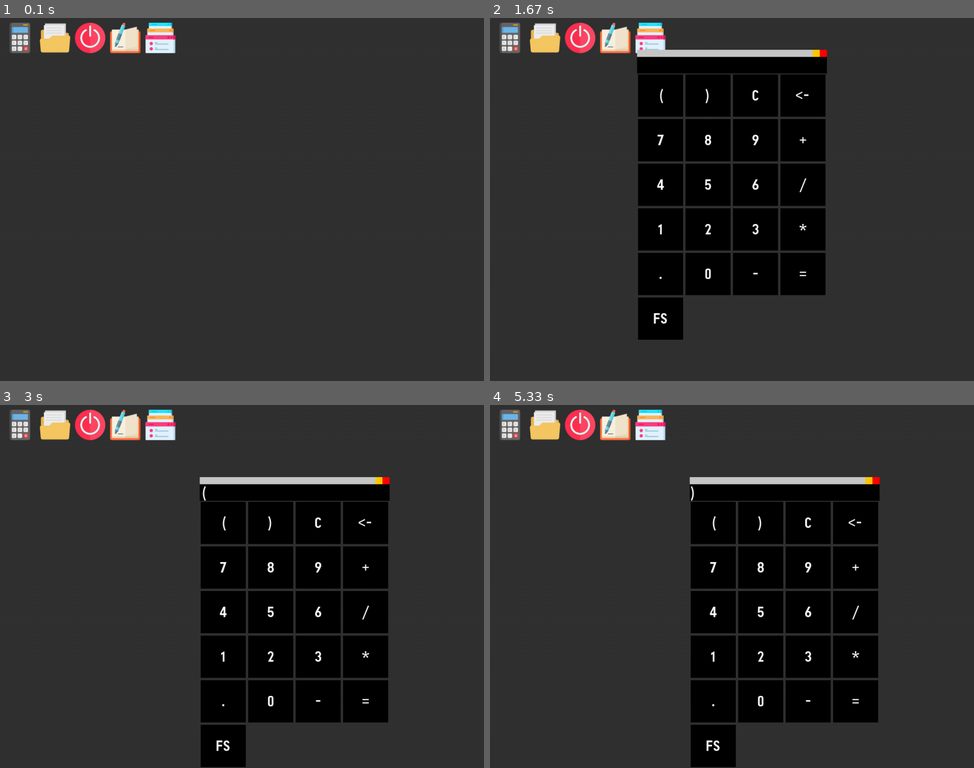
Above: before the commit, frames 1-4 (two rows, left to right).
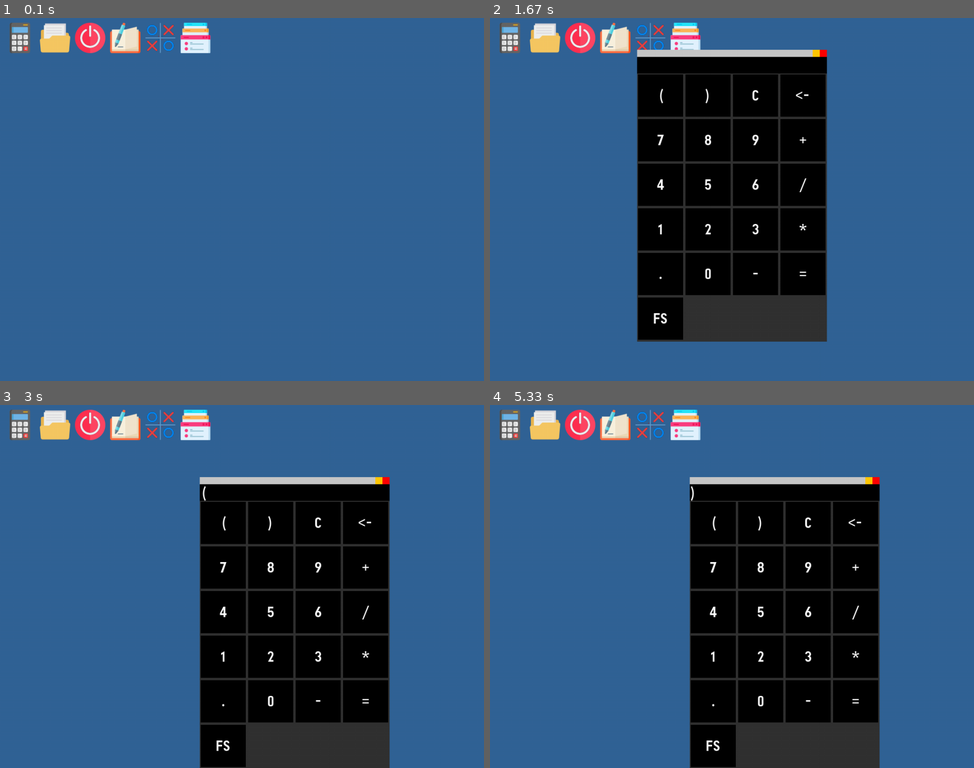
Above: after the commit, the same moments.

Repository: milktheinternet/pygameVOS
Game: pygame game, started from vos.py
Same seed, same stepped clock (60 frames per second), same inputs: the game is played once before the commit and once after it.
Inputs (mouse positions are in pixels of both pictures, inside the frame that each line leads up to):
- Up to frame 1 (0.1 s): no input
- Up to frame 2 (1.67 s): press the mouse at (683, 36) at 0.37 s; move the mouse to (761, 61) at 0.47 s; release the mouse at (838, 86) at 0.6 s; press the mouse at (509, 36) at 0.7 s; move the mouse to (538, 54) at 0.8 s; release the mouse at (572, 72) at 0.93 s; press the mouse at (659, 94) at 1.03 s; move the mouse to (775, 90) at 1.13 s; release the mouse at (891, 83) at 1.27 s; press the mouse at (804, 94) at 1.37 s; move the mouse to (712, 203) at 1.47 s; release the mouse at (625, 312) at 1.6 s
- Up to frame 3 (3 s): press the mouse at (169, 481) at 1.7 s; move the mouse to (290, 568) at 1.8 s; release the mouse at (411, 655) at 1.93 s; press the mouse at (242, 441) at 2.03 s; move the mouse to (266, 459) at 2.13 s; release the mouse at (295, 481) at 2.27 s; press the mouse at (363, 521) at 2.37 s; move the mouse to (227, 622) at 2.47 s; release the mouse at (96, 720) at 2.6 s; press the mouse at (222, 521) at 2.7 s; move the mouse to (222, 619) at 2.8 s; release the mouse at (222, 713) at 2.93 s
- Up to frame 4 (5.33 s): press the mouse at (809, 521) at 3.03 s; move the mouse to (804, 539) at 3.13 s; release the mouse at (799, 553) at 3.27 s; press the mouse at (761, 521) at 3.37 s; move the mouse to (751, 611) at 3.47 s; release the mouse at (736, 706) at 3.6 s; press the mouse at (761, 521) at 3.7 s; move the mouse to (698, 492) at 3.8 s; release the mouse at (640, 459) at 3.93 s; press the mouse at (809, 521) at 4.03 s; move the mouse to (848, 550) at 4.13 s; release the mouse at (886, 579) at 4.27 s; press the mouse at (712, 521) at 4.37 s; move the mouse to (794, 586) at 4.47 s; release the mouse at (877, 651) at 4.6 s; press the mouse at (809, 521) at 4.7 s; move the mouse to (790, 539) at 4.8 s; release the mouse at (775, 553) at 4.93 s; press the mouse at (761, 521) at 5.03 s; move the mouse to (809, 495) at 5.13 s; release the mouse at (857, 470) at 5.27 s

The runs differ from the first frame. In frame 1, 98% of the frame differs, in the area x 0-100%, y 0-100%; in frame 2, 67%; in frame 3, 67%; in frame 4, 67%.

Commit message:
better file handling + image viewer!
re-added tic tac toe, improved prompt, comments on vos.py

Diff:
--- a/files/apps/Desktop/app.py
+++ b/files/apps/Desktop/app.py
@@ -3,6 +3,8 @@
 class MyApp(WindowApp):
     def __init__(self, vos):
         super().__init__(vos, "Desktop")
+
+        self.bg = (50,100,150)
 
         self.icons = {}
 
@@ -44,8 +46,10 @@
             if not app.desktop:
                 continue
 
-            if os.path.exists(app.path+'icon.png'):
-                srf = pg.image.load(app.path+'icon.png')
+            ico_path = self.vos.path+app.path+'icon.png'
+            if os.path.exists(ico_path):
+                srf = self.vos.load_image(app.path+'icon.png', True)
+                srf = pg.transform.smoothscale(srf, (self.size, self.size))
             else:
                 print(app.path+'icon.png', 'not found')
                 srf = self.makeIcon(app.name)
--- a/files/apps/Files/app.py
+++ b/files/apps/Files/app.py
@@ -52,10 +52,16 @@
         self.tree = self.make_options(path)
 
     def open_file(self, path):
-        for app in self.vos.apps:
-            if app.open_path(path):
-                return
+        self.vos.open_with_app(path)
         self.close()
+
+    def newfolder(self, path):
+        self.vos.get_app("Prompt").run(lambda name:(self.vos.mkdir(path+"/"+name), self.focus(), self.update_tree()),
+                                       f"Name the folder to create in '{path}'")
+
+    def newfile(self, path):
+        self.vos.get_app("Prompt").run(lambda name:(self.vos.save(path+"/"+name,''), self.focus(), self.update_tree()),
+                                       f"Name the file to create in '{path}'")
 
     def make_options(self, path):
         if not path or path[-1] == '/':
@@ -68,7 +74,9 @@
                 "copy":lambda:self.copy(path),
                 "paste":lambda:self.paste(path),
                 "delete":lambda:self.delete(path),
-                "rename":lambda:self.rename(path)
+                "rename":lambda:self.rename(path),
+                "new subfolder":lambda:self.newfolder(path),
+                "new file":lambda:self.newfile(path)
                 }
         else:
             return {
--- /dev/null
+++ b/files/apps/Image Viewer/app.py
@@ -0,0 +1,14 @@
+from vos import *
+
+class MyApp(WindowApp):
+    def __init__(self, vos):
+        super().__init__(vos, "Image Viewer", (100, 100))
+        self.desktop = False
+        for ext in 'png jpg jpeg'.split():
+            self.vos.open_with[ext] = self
+
+    def open_path(self, path):
+        app = self.run()
+        img = self.vos.load_image(path)
+        app.resize(img.get_size())
+        app.srf = img
--- a/files/apps/Prompt/app.py
+++ b/files/apps/Prompt/app.py
@@ -7,6 +7,11 @@
         self.desktop = False
         self.callback = lambda x:self.vos.log("No callback for prompt. Response:",x)
         self.prompt = "Enter text:"
+
+    def run(self, callback, prompt):
+        app = super().run()
+        app.callback = callback
+        app.prompt = prompt
 
     def on_run(self):
         super().on_run()
@@ -28,7 +33,7 @@
 
         self.font = self.vos.load_font(size=20)
         self.prompt_node = TextNode(self, size=(w, h), pos=(0,0), text = self.prompt, font = self.font)
-        self.resp_node = TextNode(self, size=(w, h), pos=(0,h), text = "<text here>", font = self.font, center=False)
+        self.resp_node = TextNode(self, size=(w, h), pos=(0,h), text = "...", font = self.font, center=False)
         self.confirm_node = ButtonNode(self, size=(w, h), pos=(0,h*2), text="CONFIRM",
                                        font = self.font, on_press=self.on_confirm)
 
@@ -44,6 +49,10 @@
             inp.text = ""
             self.resp_node.text = self.resp
             self.render_nodes()
+        if pg.K_BACKSPACE in inp.keys:
+            self.resp += self.resp[:-1]
+            self.resp_node.text = self.resp
+            self.render_nodes()
 
     def render(self):
         super().render()
--- a/files/apps/Text Editor/app.py
+++ b/files/apps/Text Editor/app.py
@@ -38,15 +38,11 @@
 
     def toggle_fs(self):
         self.fullscreen = not self.fullscreen
-        self.resize(self.vos.res if self.fullscreen else self.ores)
+        self.resize(self.vos.res if self.fullscreen else self.init_res)
         self.setup_nodes()
 
     def open_path(self, path):
-        if self.can_open_path(path):
-            self.openfile(path)
-            self.focus()
-            return True
-        return False
+        self.run().openfile(path)
 
     def btnsaveas(self):
         def cb(name):
@@ -73,7 +69,9 @@
             app.callback = cb
 
     def btnsave(self):
-        if self.savepath: self.vos.save(self.savepath, self.get_text())
+        if self.savepath:
+            self.vos.save(self.savepath, self.get_text())
+            self.saved = True
 
     def btnnewfile(self):
         self.savepath = None
--- a/files/apps/old_apps/TicTacToe/app.py
+++ b/files/apps/TicTacToe/app.py
@@ -1,4 +1,4 @@
-from virtualOS import pg, WindowApp
+from vos import *
 
 PATTERNS = (
     ((1,1,1),(0,0,0),(0,0,0)),
@@ -12,13 +12,13 @@
     )
 
 class MyApp(WindowApp):
-    def __init__(self, name, vos, resolution = (32*3+80, 32*3+80)):
-        super().__init__(name, vos, resolution)
+    def __init__(self, vos):
+        super().__init__(vos, 'TicTacToe', (32*3+80, 32*3+80))
         self.bg = (10,10,10)
         self.fg = (100,100,100)
         self.grid = [[0,0,0],[0,0,0],[0,0,0]]
-        self.X_IMG = self.load_image("X.png")
-        self.O_IMG = self.load_image("O.png")
+        self.X_IMG = self.vos.load_image(self.path+"X.png")
+        self.O_IMG = self.vos.load_image(self.path+"O.png")
         self.margin = 20
         self.gridsz = self.margin//5
         self.SZ = 32#(32 - self.margin * 4)//3
@@ -28,7 +28,7 @@
         self.X_IMG = resize(self.X_IMG)
         self.O_IMG = resize(self.O_IMG)
         self.winner = None
-        self.font = pg.font.SysFont('helvetica', 40)
+        self.font = self.vos.load_font(size=40)
         self.stop_rendering = False
     def render(self):
         super().render()
@@ -71,10 +71,10 @@
         if self.winner:
             return
         inp = self.vos.input
-        mx, my = inp.mouse
-        mx -= self.pos[0] + self.margin//2
+        mx, my = self.mouse
+        mx -= self.margin//2
         mx //= self.SZ + self.margin
-        my -= self.pos[1] + self.margin//2
+        my -= self.margin//2
         my //= self.SZ + self.margin
         if inp.click_inst and 0 <= mx < 3 and 0 <= my < 3 and not self.grid[my][mx]:
             self.grid[my][mx] = self.turn
--- a/vos.py
+++ b/vos.py
@@ -1,5 +1,5 @@
 
-
+import shutil
 import os
 os.environ['PYGAME_HIDE_SUPPORT_PROMPT'] = "TRUE"
 import pygame as pg
@@ -7,37 +7,44 @@
 
 from pg_input import Input
 from app_loader import get_app
+
+# import app classes
 from vos_apps import *
 from node_apps import *
 
-import shutil
-
-
+# VOS stands for Virtual Operating System
 class VOS:
     def __init__(self, res = (1020, 765)):
 
         self.init_display(res)
 
         self.path = 'files/'
-        self.path_tmp = self.path+'tmp/'
-        self.path_apps = self.path+'apps/'
-        self.path_fonts = self.path+'fonts/'
+        self.path_tmp = 'tmp/'
+        self.path_apps = 'apps/'
+        self.path_fonts = 'fonts/'
 
         self.clock = pg.time.Clock()
-        self.time = 0
+        self.time = 0 # how many ms since the VOS has started
 
         self.open_with = {}
-        self.running = []
-        self.on_run_funcs = []
+        # vos.open_with["py"] = <App class instance>
+
+        self.running = [] # a list of all apps that are currently running
+        self.on_run_funcs = [] # when an app is run, all functions in this list are called with the app as a parameter
 
         self.input = Input()
 
+        # every call to vos.log is stored here
         self.LOG = ""
 
+        # creates an instance of each app class. This does not "run" the app.
         self.get_apps()
 
-        self.settings = {}
-
+    # FILE OPERATIONS
+    # all file operations are done from self.path a.k.a "files/"
+
+    # copies source path (from_) to destination path (to_)
+    # works recursively and for files
     def copy(self, from_, to_):
         from_ = self.path + from_
         to_ = self.path + to_
@@ -58,6 +65,7 @@
             self.log('source does not exist: ',from_)
             return False
 
+    # lists all of the files in a directory
     def listdir(self, path):
         path = self.path + path
         if os.path.isdir(path):
@@ -65,6 +73,7 @@
         else:
             return False
 
+    # deletes a file or folder
     def delete(self, path):
         path = self.path + path
         self.log('deleting',path)
@@ -80,6 +89,7 @@
             self.log('not found')
             return False
 
+    # saves a file
     def save(self, path, content):
         path = self.path + path
         dest_folder = '/'.join(path.split('/')[:-1])
@@ -91,6 +101,7 @@
             self.log("file saved")
             return True
 
+    # creates a folder
     def mkdir(self, path):
         path = self.path + path
         if path[-1] == '/': path = path[:-1]
@@ -105,6 +116,7 @@
             print("folder already exists")
         return True
 
+    # loads a file and returns string
     def load(self, path):
         path = self.path + path
         if os.path.exists(path):
@@ -112,6 +124,17 @@
                 return f.read()
         return False
 
+    # loads a file and returns pg.Surface
+    # reccomended to use .convert() or .convert_alpha()
+    def load_image(self, path, transparent = False):
+        path = self.path + path
+        if os.path.exists(path):
+            img = pg.image.load(path)
+            return img.convert_alpha() if transparent else img.convert()
+        return False
+
+    # Opens a file with an App
+    # generally will require you to call `app = this.run()` within the app class's open_path function
     def open_with_app(self, path):
         ext = path.split('.')[-1]
         app = self.open_with.get(ext)
@@ -119,10 +142,12 @@
             app.open_path(path)
         return bool(app)
 
+    # called by apps when they run
     def on_run(self, app):
         for func in self.on_run_funcs:
             func(app)
 
+    # handle creating the pygame window
     def init_display(self, res):
         if res:
             self.res = res
@@ -131,18 +156,22 @@
             self.srf = pg.display.set_mode()
             self.res = self.srf.get_size()
 
+    # adds text to vos.LOG
+    # should be used instead of print
     def log(self, *text):
         text = ' '.join(text)
         self.LOG += text + '\n'
         print(text)
 
+    # loads a font from files/fonts/{font_name}.otf
     def load_font(self, name="monospace", size=17):
-        return pg.font.Font(self.path_fonts + name + '.otf', size)
+        return pg.font.Font(self.path + self.path_fonts + name + '.otf', size)
+
 
     def get_apps(self):
         apps = []
-        for app in os.listdir(self.path_apps):
-            p = self.path_apps + app
+        for app in os.listdir(self.path + self.path_apps):
+            p = self.path + self.path_apps + app
             if os.path.isdir(p) and os.path.exists(p+'/app.py'):
                 apps.append(get_app(p+'/app.py')(self))
         self.apps = apps
Renamed: files/apps/old_apps/Pong/app.py -> files/apps/.old_apps/Pong/app.py
Binary file added: files/apps/Image Viewer/icon.png
Renamed: files/apps/old_apps/TicTacToe/O.png -> files/apps/TicTacToe/O.png
Renamed: files/apps/old_apps/TicTacToe/X.png -> files/apps/TicTacToe/X.png
Renamed: files/apps/old_apps/TicTacToe/icon.png -> files/apps/TicTacToe/icon.png
Renamed: files/apps/old_apps/TicTacToe/icon_old.png -> files/apps/TicTacToe/icon_old.png
